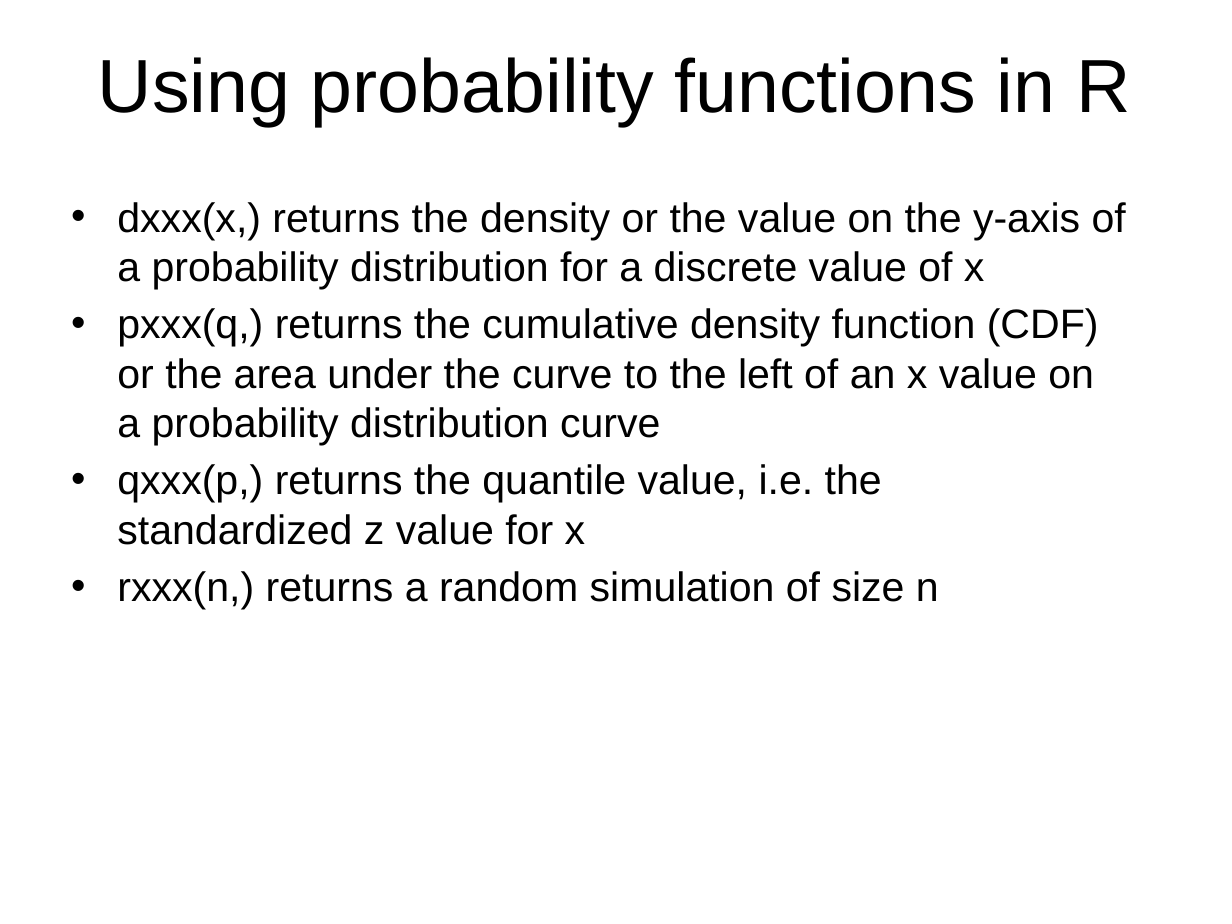
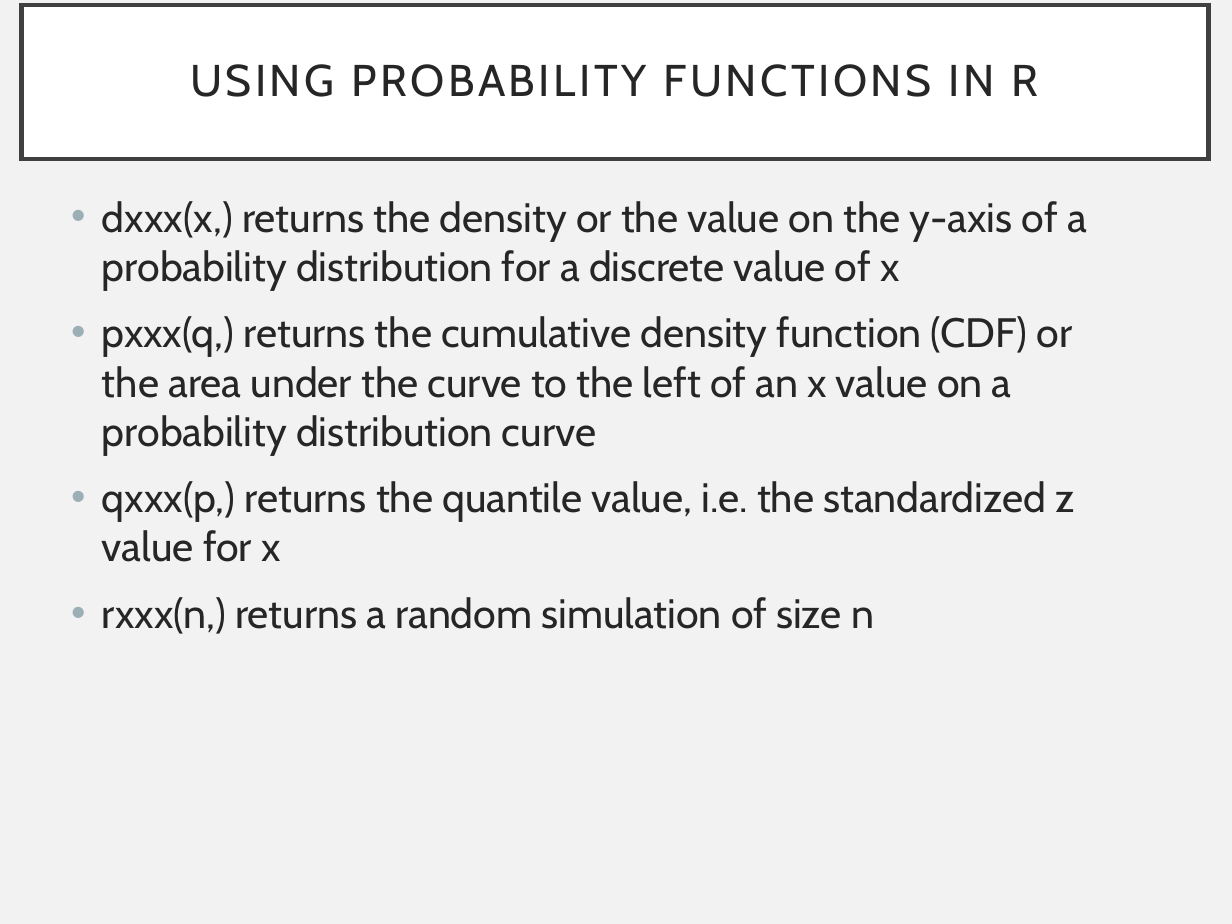
Before and after one commit to EEOB590A-Fall-2019/Course-Materials, a slide deck: slide 7 of 5. Simulating Data/SimulatingData.pptx. Drawn at 1232x924 pixels with LibreOffice and Linux fonts; fonts in the diff are those of the drawing. Boxes give left, top, right and bottom in pixels: in the first picture for what was removed or moved away, otherwise in the second. Text is boxed around its words. In the diff, an @@ line names an element or a change of style, - is before the commit and + after.

```diff
--- a/5. Simulating Data/SimulatingData.pptx
+++ b/5. Simulating Data/SimulatingData.pptx
@@ background #FFFFFF to #F2F2F2 @@
@@ title "USING PROBABILITY FUNCTIONS IN R": place and size @@
-title "USING PROBABILITY FUNCTIONS IN R" at [98, 57, 1130, 126]
+title "USING PROBABILITY FUNCTIONS IN R" at [21, 5, 1209, 159]
@@ title "USING PROBABILITY FUNCTIONS IN R" at [21, 5, 1209, 159]: fill none to #FFFFFF; outline none to #404040 2.5 pt @@
@@ title at [190, 64, 1039, 97]: text changed; size 44 to 26 pt; font Arial to Cabin; text colour #000000 to #262626 @@
-Using probability functions in R
+USING PROBABILITY FUNCTIONS IN R
@@ text "dxxx(x,) returns the density or ..." at [102, 201, 1087, 634]: font Arial to Cabin, text colour #000000 to #262626; indent changed; more space between paragraphs @@
```
Also in this commit, not shown: 11 other slides changed, 2 other files.
